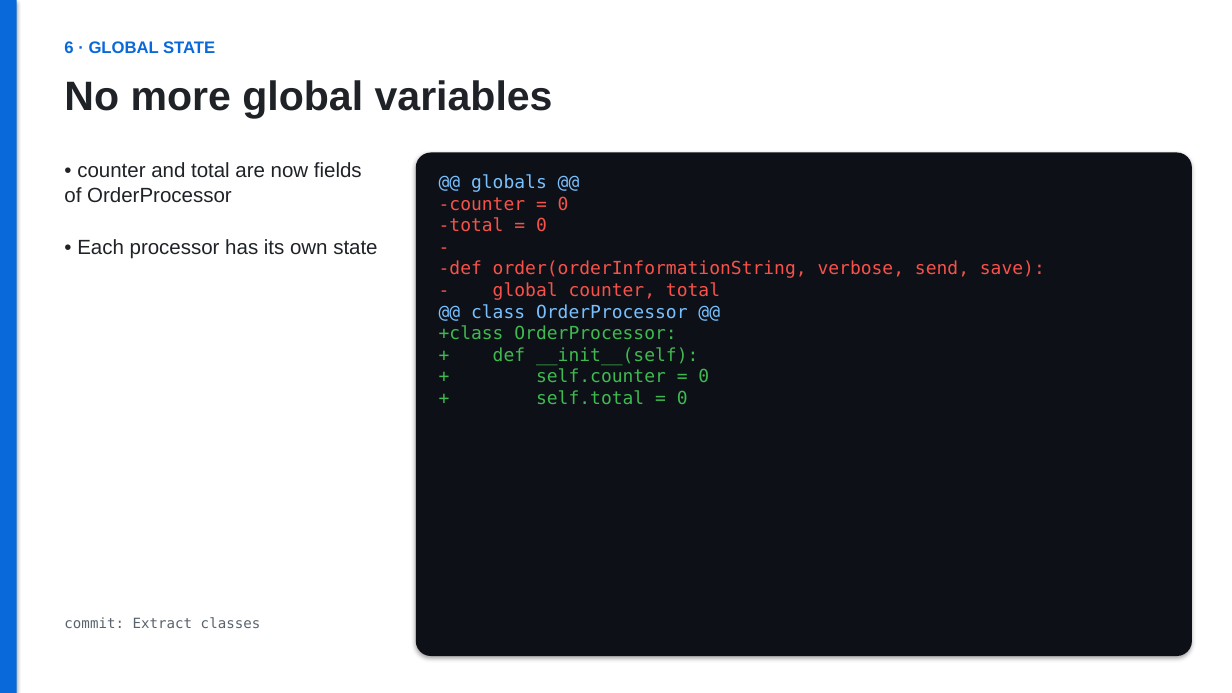
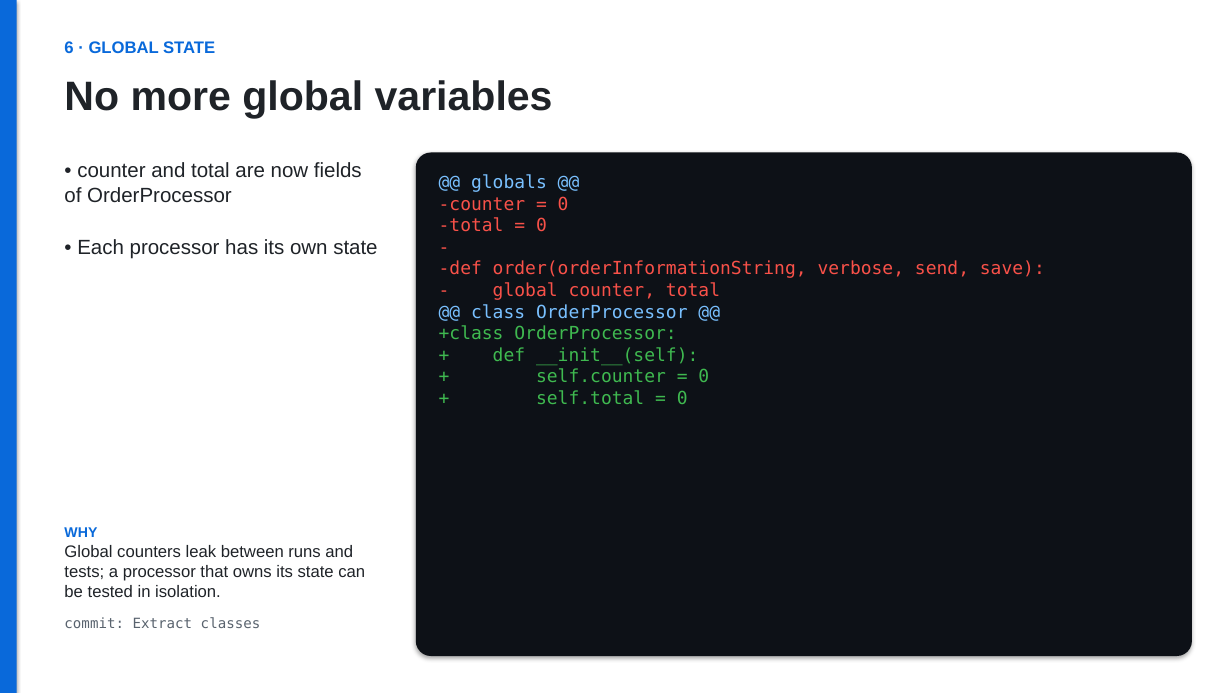
Before and after one commit to zielonyogor/clean-code-exercise, a slide deck: slide 9 of refactoring.pptx. Drawn at 1232x693 pixels with LibreOffice and Linux fonts; fonts in the diff are those of the drawing. Boxes give left, top, right and bottom in pixels: in the first picture for what was removed or moved away, otherwise in the second. Text is boxed around its words. In the diff, an @@ line names an element or a change of style, - is before the commit and + after.

```diff
--- a/refactoring.pptx
+++ b/refactoring.pptx
@@ text added at (64,527,365,597), 13 pt, text #1F2328 @@
+WHY
+Global counters leak between runs and tests; a processor that owns its state can be tested in isolation.
```
Also in this commit, not shown: 21 other slides changed.
